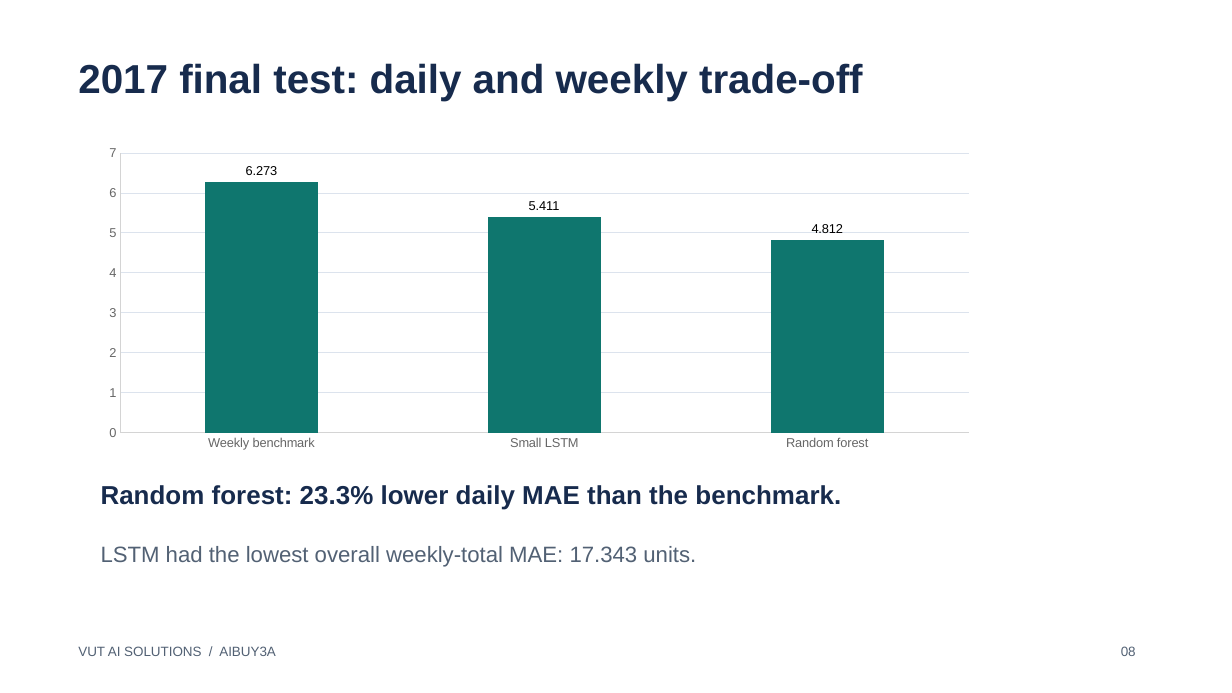
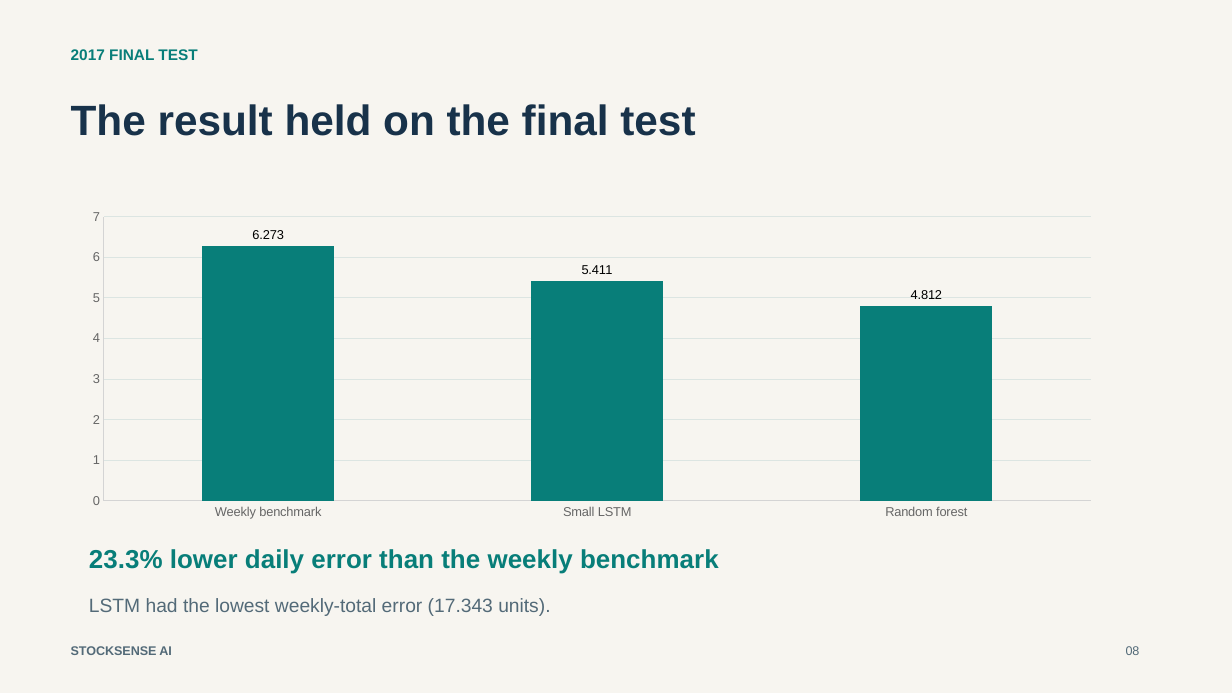
Before and after one commit to VUT-AI-SOLUTIONS-2026/stocksense-ai, a slide deck: slide 8 of docs/StockSense_AI_Presentation_Review.pptx. Drawn at 1232x693 pixels with LibreOffice and Linux fonts; fonts in the diff are those of the drawing. Boxes give left, top, right and bottom in pixels: in the first picture for what was removed or moved away, otherwise in the second. Text is boxed around its words. In the diff, an @@ line names an element or a change of style, - is before the commit and + after.

```diff
--- a/docs/StockSense_AI_Presentation_Review.pptx
+++ b/docs/StockSense_AI_Presentation_Review.pptx
@@ background #FFFFFF to #F7F5F0 @@
@@ text at <box>71,49,197,60</box>: text changed; size 31.5 to 12 pt; text colour #172B4D to #087E79 @@
-2017 final test: daily and weekly trade-off
+2017 FINAL TEST
@@ text added at <box>71,104,695,136</box>, 33 pt, text #18324A, bold @@
+The result held on the final test
@@ column chart at <box>72,203,1112,526</box> @@
@@ colour of Series 1 #0F766E to #087E79 @@
@@ value axis changed @@
@@ column chart: place and size @@
-column chart at <box>91,140,987,457</box>
+column chart at <box>72,203,1112,526</box>
@@ text at <box>89,549,719,574</box>: text changed; text colour #172B4D to #087E79 @@
-Random forest: 23.3% lower daily MAE than the benchmark.
+23.3% lower daily error than the weekly benchmark
@@ text at <box>89,598,550,616</box>: text changed; size 17.2 to 15 pt; text colour #526174 to #536A78 @@
-LSTM had the lowest overall weekly-total MAE: 17.343 units.
+LSTM had the lowest weekly-total error (17.343 units).
@@ text added at <box>71,646,172,655</box>, 9.8 pt, text #536A78, bold @@
+STOCKSENSE AI
@@ text removed at <box>78,646,276,656</box> @@
-VUT AI SOLUTIONS / AIBUY3A
@@ text "08" at <box>1126,646,1140,655</box>: size 10.5 to 9.8 pt, text colour #526174 to #536A78 @@
```
Also in this commit, not shown: 7 other slides changed, 6 slides added, 6 slides removed, 1 other file.
